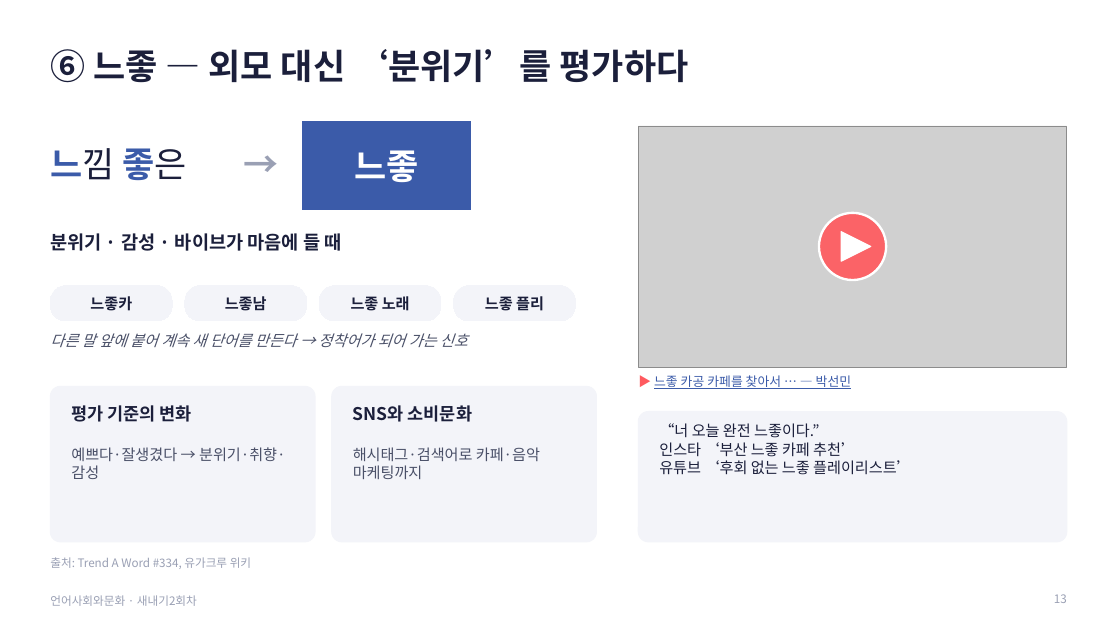
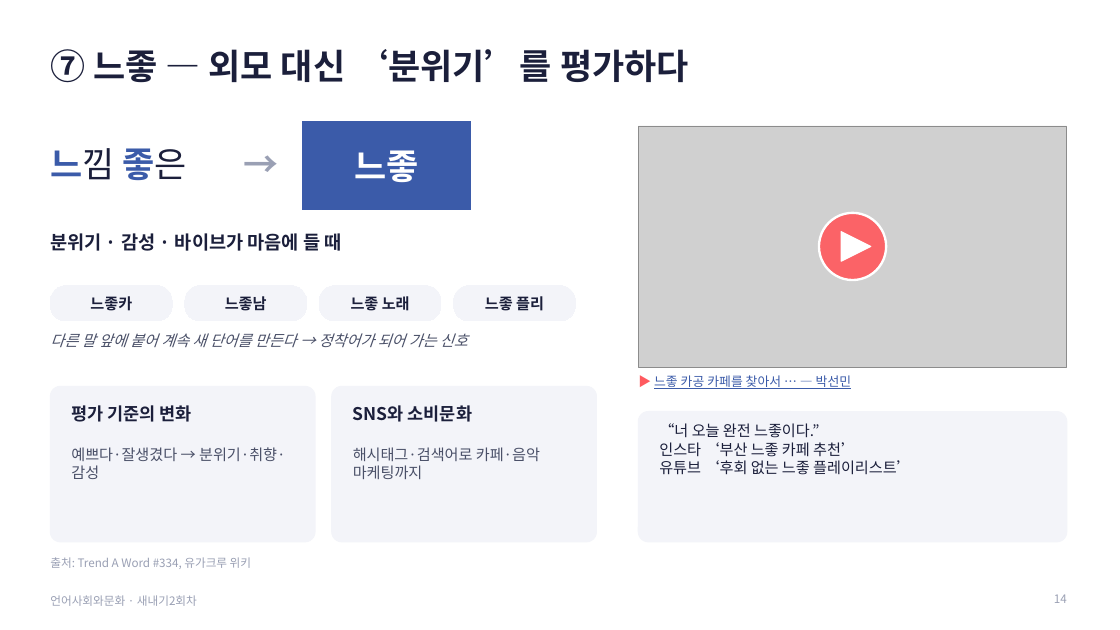
Before and after one commit to junseok7-cpu/hello, a slide deck: slide 14 of report/언어사회와문화_발표_새내기2회차.pptx (slide 13 before the commit). Drawn at 1120x630 pixels with LibreOffice and Linux fonts; fonts in the diff are those of the drawing; grey boxes stand for pictures. Boxes give left, top, right and bottom in pixels: in the first picture for what was removed or moved away, otherwise in the second. Text is boxed around its words. In the diff, an @@ line names an element or a change of style, - is before the commit and + after.

```diff
--- a/report/언어사회와문화_발표_새내기2회차.pptx
+++ b/report/언어사회와문화_발표_새내기2회차.pptx
@@ title at box(50, 49, 689, 83): text changed @@
-⑥ 느좋 — 외모 대신 ‘분위기’를 평가하다
+⑦ 느좋 — 외모 대신 ‘분위기’를 평가하다
@@ page number at box(1054, 594, 1067, 603): text changed @@
-13
+14
```
Also in this commit, not shown: 10 other slides changed, 2 other files.
